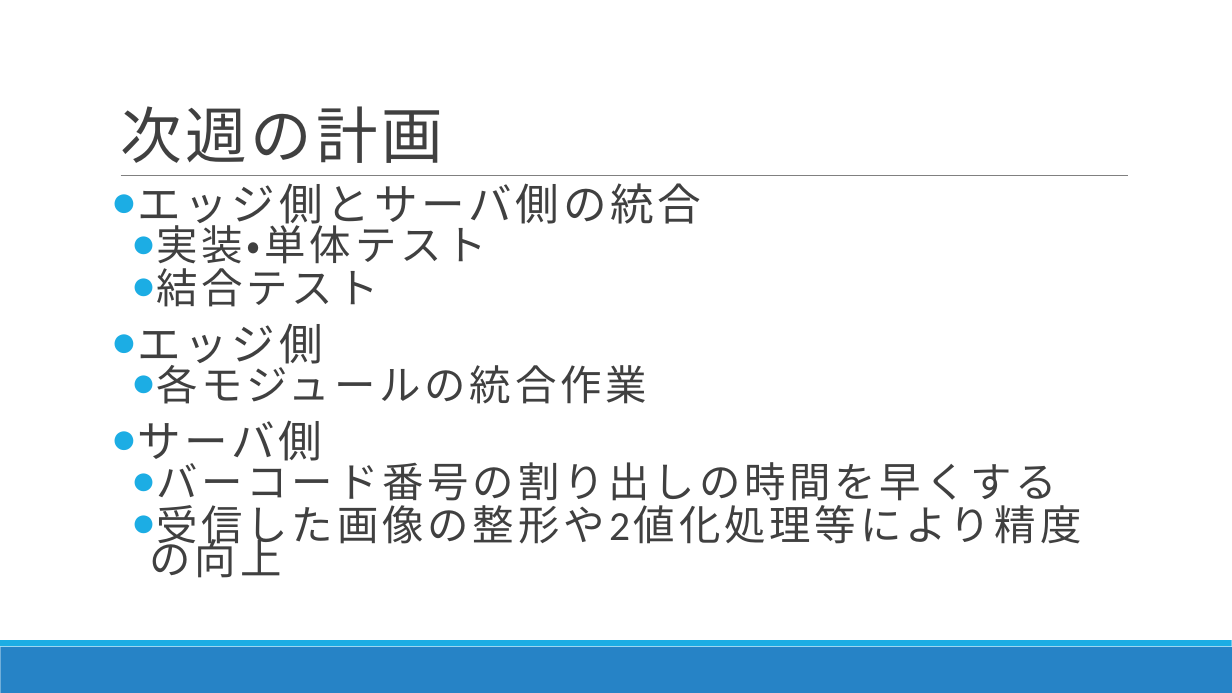
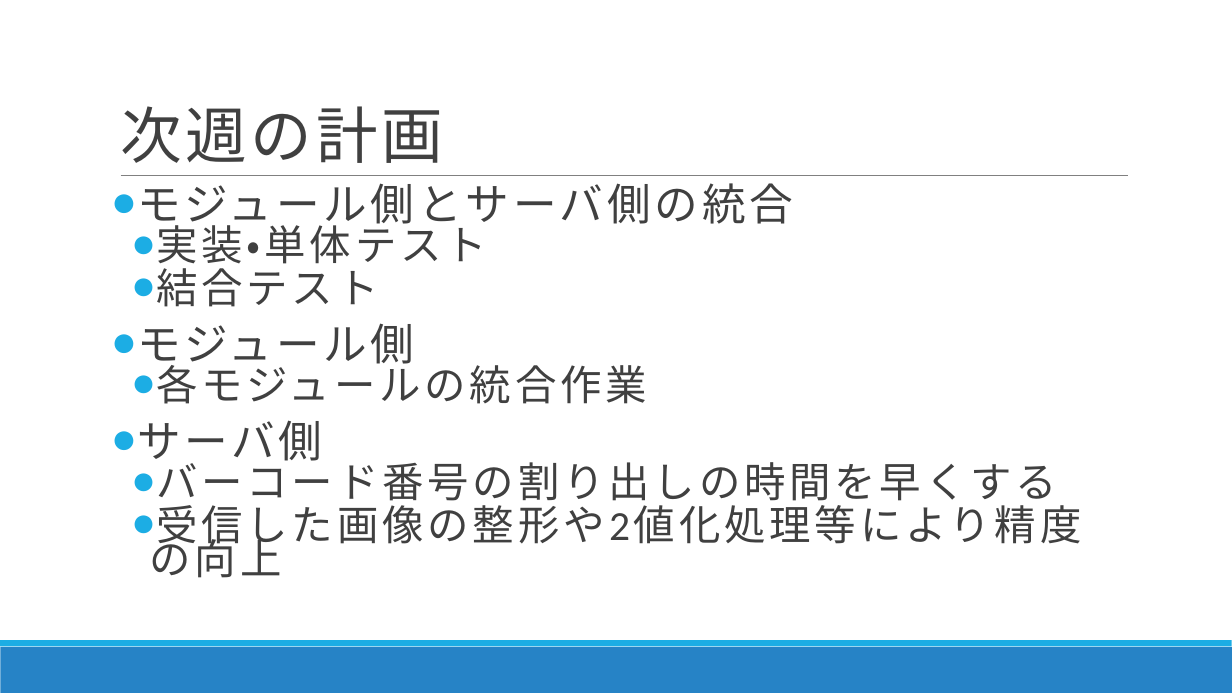
Before and after one commit to DJ956/YoloBarcodeReader, a slide deck: slide 8 of プレゼン/RapidCart20191210.pptx. Drawn at 1232x693 pixels with LibreOffice and Linux fonts; fonts in the diff are those of the drawing. Boxes give left, top, right and bottom in pixels: in the first picture for what was removed or moved away, otherwise in the second. Text is boxed around its words. In the diff, an @@ line names an element or a change of style, - is before the commit and + after.

```diff
--- a/プレゼン/RapidCart20191210.pptx
+++ b/プレゼン/RapidCart20191210.pptx
@@ text at <box>137,183,793,231</box>: text changed @@
-● エッジ側とサーバ側の統合
+● モジュール側とサーバ側の統合
@@ text at <box>137,323,414,371</box>: text changed @@
-● エッジ側
+● モジュール側
```
Also in this commit, not shown: 1 other slide changed.
